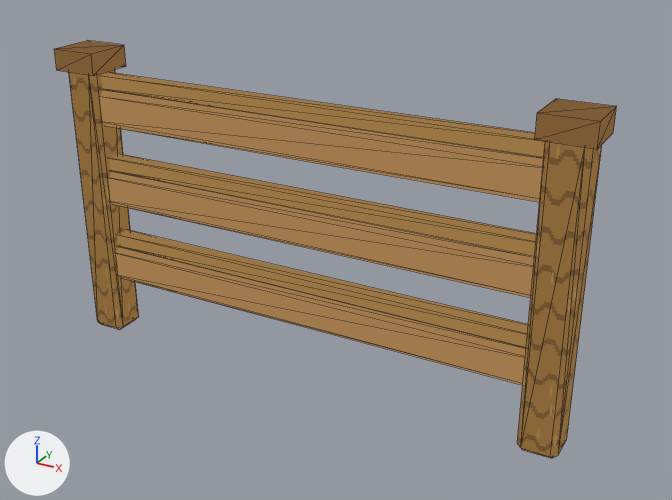
The glTF model gameAsset/models/decorates/fence/fence.glb as it was, and as the next commit left it.
The view is the same before and after, from a 50 mm lens placed at (1.57, -2.62, 1.86), pointed at (0.11, 0.04, 0.53). Arrows for +X, +Y and +Z are at lower left; the lights stay in place. The first picture is the older version. Mesh edges are drawn as thin lines. Vertices at exactly the same position are counted once.

The first picture shows 'Fence'.
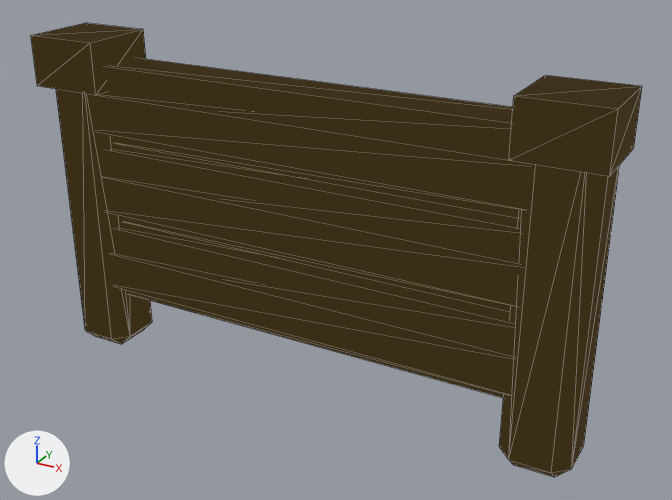
The edits, one by one:
Material 'fence_Outline' (mat_fence_outline) is new.
Its base color is (0.0, 0.0, 0.0) (black #000000).
Its metallic is 1.0.
Its roughness is 1.0.
Its emission color is (0.0437, 0.0273, 0.00802) (brown #3b2e16).
Its emission strength is 1.0.
me_fence_mesh is used by ob_fence; location (0.0, 0.0, 0.0).
me_fence_mesh had 160 vertices, 280 faces and spanned x -1.01..1.01, y -0.09..0.09, z 0.0..1.16.
me_fence_mesh now has 320 vertices, 560 faces and spans x -1.06..1.06, y -0.14..0.14, z -0.05..1.21.
me_fence_mesh part 1: a new loose piece, a box spanning x -1.06..-0.78, y -0.14..0.14, z 1.03..1.21, in mat_fence_outline (black #000000).
me_fence_mesh part 2: a new loose piece, a box spanning x 0.78..1.06, y -0.14..0.14, z 1.03..1.21, in mat_fence_outline (black #000000).
me_fence_mesh part 3: a new loose piece, a box spanning x -0.98..0.98, y -0.08..0.08, z 0.32..0.48, in mat_fence_outline (black #000000).
me_fence_mesh part 4: a new loose piece, a box spanning x -0.98..0.98, y -0.08..0.08, z 0.64..0.8, in mat_fence_outline (black #000000).
me_fence_mesh part 5: a new loose piece, a box spanning x -0.98..0.98, y -0.08..0.08, z 0.96..1.12, in mat_fence_outline (black #000000).
me_fence_mesh part 6: a new loose piece of 24 vertices spanning x -1.04..-0.8, y -0.12..0.12, z -0.05..1.15, in mat_fence_outline (black #000000).
me_fence_mesh part 7: a new loose piece of 24 vertices spanning x 0.8..1.04, y -0.12..0.12, z -0.05..1.15, in mat_fence_outline (black #000000).
me_fence_mesh part 8: a new loose piece of 24 vertices spanning x -0.98..0.98, y -0.1..0.1, z 0.18..0.42, in mat_fence_outline (black #000000).
me_fence_mesh part 9: a new loose piece of 24 vertices spanning x -0.98..0.98, y -0.1..0.1, z 0.5..0.74, in mat_fence_outline (black #000000).
me_fence_mesh part 10: a new loose piece of 24 vertices spanning x -0.98..0.98, y -0.1..0.1, z 0.82..1.06, in mat_fence_outline (black #000000).
me_fence_mesh gains material mat_fence_outline (black #000000).

Pixel boxes [x1, y1, x2, y2] of what changed, in the pictures (672 x 500 px):
'Fence', reshaped (9% wider, 9% taller)
    before: [54, 41, 616, 458]
    after: [31, 23, 642, 477]
part 1 of me_fence_mesh, added
    after: [31, 23, 146, 95]
part 2 of me_fence_mesh, added
    after: [509, 75, 642, 176]
part 3 of me_fence_mesh, added
    after: [115, 223, 512, 349]
part 4 of me_fence_mesh, added
    after: [107, 145, 520, 257]
part 5 of me_fence_mesh, added
    after: [105, 58, 513, 154]
part 6 of me_fence_mesh, added
    after: [56, 89, 152, 344]
part 7 of me_fence_mesh, added
    after: [499, 164, 620, 477]
part 8 of me_fence_mesh, added
    after: [112, 251, 513, 398]
part 9 of me_fence_mesh, added
    after: [104, 173, 521, 312]
part 10 of me_fence_mesh, added
    after: [95, 92, 529, 218]
